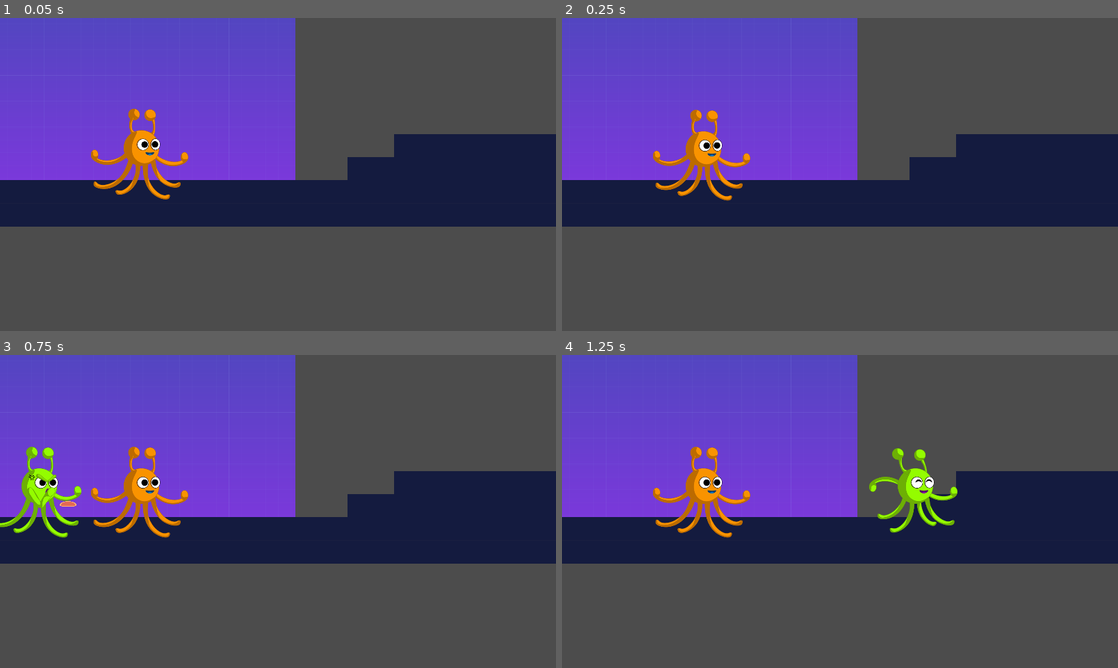
Above: before the commit, frames 1-4 (two rows, left to right).
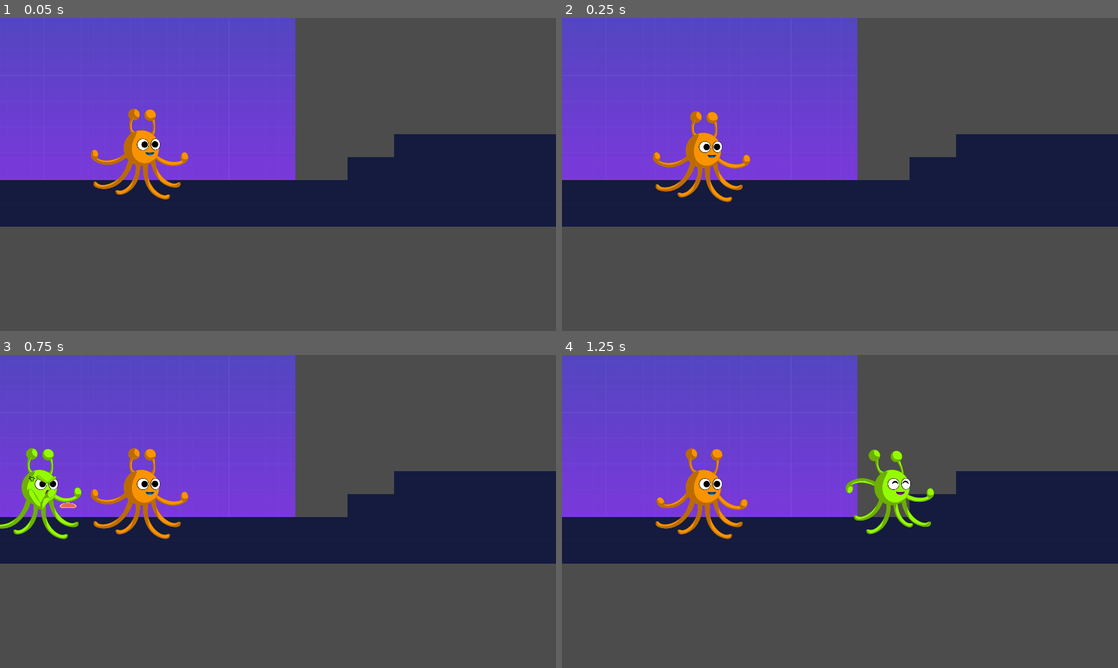
Above: after the commit, the same moments.

Repository: kigari94/IAS
Game: Godot game, scene res://src/Levels/Level01.tscn
The game is run twice, just before and just after one commit, with the same random seed, the same clock (stepped at 60 frames per second) and the same inputs. This scene is started directly instead of the project's main scene.
Inputs:
- Up to frame 1 (0.05 s): no input
- Up to frame 2 (0.25 s): no input
- Up to frame 3 (0.75 s): hold D (move_right) from 0.53 s (still down); hold Space (attack) from 0.53 s (still down)
- Up to frame 4 (1.25 s): keep holding D (move_right); keep holding Space (attack); tap W (jump) at 0.77 s

Frame 1 is identical in both runs. In frame 2, 0.8% of the frame differs, in the area x 16-34%, y 29-59%; in frame 3, 1.5%; in frame 4, 3.2%, in the area x 16-72%, y 29-59%.

Commit message:
fixing collider

Diff:
--- a/src/Actors/Player.tscn
+++ b/src/Actors/Player.tscn
@@ -1,34 +1,17 @@
-[gd_scene load_steps=15 format=2]
+[gd_scene load_steps=13 format=2]
 
 [ext_resource path="res://src/Actors/Player.gd" type="Script" id=1]
 [ext_resource path="res://assets/player.png" type="Texture" id=2]
-[ext_resource path="res://assets/Animations/Player/fight/fight/fight_spritesheet_small.png" type="Texture" id=3]
 [ext_resource path="res://assets/Animations/Player/Player_1_Animation_SpriteSheet_NEU.png" type="Texture" id=4]
 
 [sub_resource type="OccluderPolygon2D" id=1]
 polygon = PoolVector2Array( -47.7193, -80.1353, -45.552, -86.1556, -40.2541, -93.1392, -32.7889, -96.9922, 32.4715, -96 …(218 unchanged characters)…
 
 [sub_resource type="RectangleShape2D" id=2]
-extents = Vector2( 40, 41 )
+extents = Vector2( 60, 67.5 )
 
 [sub_resource type="RectangleShape2D" id=3]
-extents = Vector2( 45.6478, 41.7715 )
-
-[sub_resource type="Animation" id=4]
-resource_name = "Attack_Animation"
-length = 0.65
-tracks/0/type = "value"
-tracks/0/path = NodePath("Attack:frame")
-tracks/0/interp = 1
-tracks/0/loop_wrap = true
-tracks/0/imported = false
-tracks/0/enabled = true
-tracks/0/keys = {
-"times": PoolRealArray( 0, 0.1, 0.2, 0.3, 0.4, 0.5, 0.6 ),
-"transitions": PoolRealArray( 1, 1, 1, 1, 1, 1, 1 ),
-"update": 1,
-"values": [ 1, 2, 3, 4, 3, 2, 1 ]
-}
+extents = Vector2( 66, 75 )
 
 [sub_resource type="Animation" id=9]
 resource_name = "Death_Animation"
@@ -95,7 +78,7 @@
 [sub_resource type="Animation" id=5]
 length = 0.001
 tracks/0/type = "value"
-tracks/0/path = NodePath("Attack:frame")
+tracks/0/path = NodePath("PlayerAnimation:frame")
 tracks/0/interp = 1
 tracks/0/loop_wrap = true
 tracks/0/imported = false
@@ -107,24 +90,12 @@
 "values": [ 0 ]
 }
 tracks/1/type = "value"
-tracks/1/path = NodePath("PlayerAnimation:frame")
+tracks/1/path = NodePath("PlayerAnimation:offset")
 tracks/1/interp = 1
 tracks/1/loop_wrap = true
 tracks/1/imported = false
 tracks/1/enabled = true
 tracks/1/keys = {
-"times": PoolRealArray( 0 ),
-"transitions": PoolRealArray( 1 ),
-"update": 0,
-"values": [ 0 ]
-}
-tracks/2/type = "value"
-tracks/2/path = NodePath("PlayerAnimation:offset")
-tracks/2/interp = 1
-tracks/2/loop_wrap = true
-tracks/2/imported = false
-tracks/2/enabled = true
-tracks/2/keys = {
 "times": PoolRealArray( 0 ),
 "transitions": PoolRealArray( 1 ),
 "update": 0,
@@ -147,7 +118,7 @@
 "values": [ 10, 11 ]
 }
 
-[node name="Player" type="KinematicBody2D"]
+[node name="Player2" type="KinematicBody2D"]
 collision_mask = 4
 script = ExtResource( 1 )
 speed = Vector2( 2500, 5000 )
@@ -162,7 +133,7 @@
 occluder = SubResource( 1 )
 
 [node name="CollisionShape2D" type="CollisionShape2D" parent="."]
-position = Vector2( 0, -41 )
+position = Vector2( 61, -72.5 )
 shape = SubResource( 2 )
 
 [node name="DangerDetector" type="Area2D" parent="."]
@@ -172,7 +143,7 @@
 
 [node name="CollisionShape2D" type="CollisionShape2D" parent="DangerDetector"]
 modulate = Color( 0.337255, 0.223529, 1, 1 )
-position = Vector2( 0, -48 )
+position = Vector2( 60, -76 )
 shape = SubResource( 3 )
 
 [node name="Timer" type="Timer" parent="."]
@@ -184,15 +155,8 @@
 [node name="WeaponAnchorPoint" type="Node2D" parent="WeaponSpawnLocation"]
 position = Vector2( 160, 2 )
 
-[node name="Attack" type="Sprite" parent="."]
-visible = false
-texture = ExtResource( 3 )
-offset = Vector2( 0, -150 )
-hframes = 5
-
 [node name="AnimationPlayer" type="AnimationPlayer" parent="."]
 playback_speed = 2.0
-anims/Attack_Animation = SubResource( 4 )
 anims/Death_Animation = SubResource( 9 )
 anims/Fight_Animation = SubResource( 7 )
 anims/Idle_Animation = SubResource( 10 )
--- a/src/Actors/Player2.tscn
+++ b/src/Actors/Player2.tscn
@@ -8,10 +8,10 @@
 polygon = PoolVector2Array( -47.7193, -80.1353, -45.552, -86.1556, -40.2541, -93.1392, -32.7889, -96.9922, 32.4715, -96 …(218 unchanged characters)…
 
 [sub_resource type="RectangleShape2D" id=2]
-extents = Vector2( 40, 41 )
+extents = Vector2( 63, 72.5 )
 
 [sub_resource type="RectangleShape2D" id=3]
-extents = Vector2( 45.6478, 41.7715 )
+extents = Vector2( 67, 79 )
 
 [sub_resource type="Animation" id=10]
 resource_name = "Death_Animation"
@@ -125,7 +125,7 @@
 occluder = SubResource( 1 )
 
 [node name="CollisionShape2D" type="CollisionShape2D" parent="."]
-position = Vector2( 0, -41 )
+position = Vector2( 61, -77.5 )
 shape = SubResource( 2 )
 
 [node name="DangerDetector" type="Area2D" parent="."]
@@ -134,7 +134,7 @@
 
 [node name="CollisionShape2D" type="CollisionShape2D" parent="DangerDetector"]
 modulate = Color( 0.337255, 0.223529, 1, 1 )
-position = Vector2( 0, -48 )
+position = Vector2( 62, -80 )
 shape = SubResource( 3 )
 
 [node name="Timer" type="Timer" parent="."]
@@ -144,7 +144,7 @@
 position = Vector2( -1, -43 )
 
 [node name="WeaponAnchorPoint" type="Node2D" parent="WeaponSpawnLocation"]
-position = Vector2( 94, 0 )
+position = Vector2( 217, 0 )
 
 [node name="AnimationPlayer" type="AnimationPlayer" parent="."]
 anims/Death_Animation = SubResource( 10 )
--- a/src/Levels/DemoLevel.tscn
+++ b/src/Levels/DemoLevel.tscn
@@ -44,7 +44,7 @@
 
 [node name="Player2" parent="." instance=ExtResource( 4 )]
 position = Vector2( 1855, 102 )
-scale = Vector2( -5, 5 )
+scale = Vector2( -3, 3 )
 speed = Vector2( 3000, 7000 )
 gravity = 15000.0
 camera = NodePath("../MainCamera")
